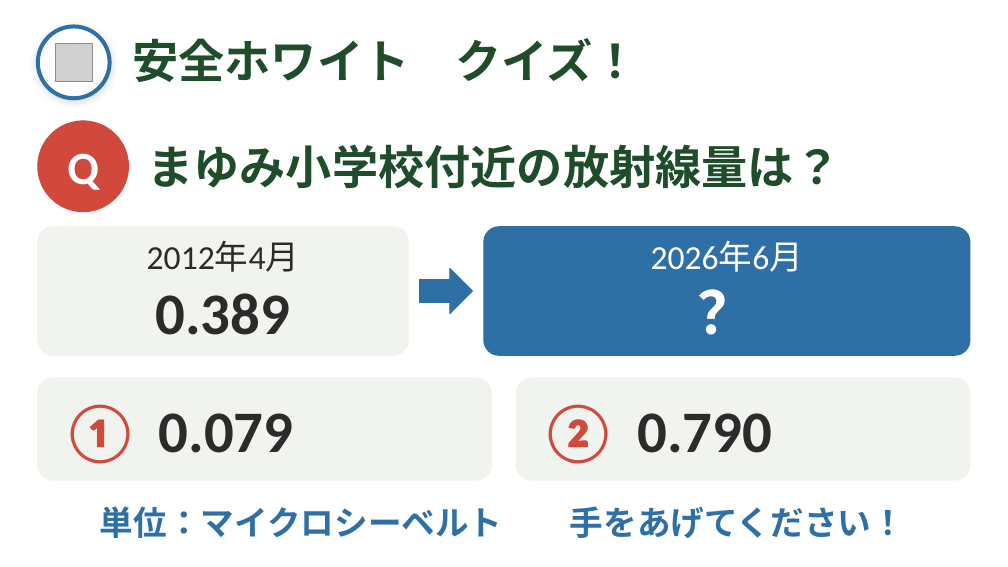
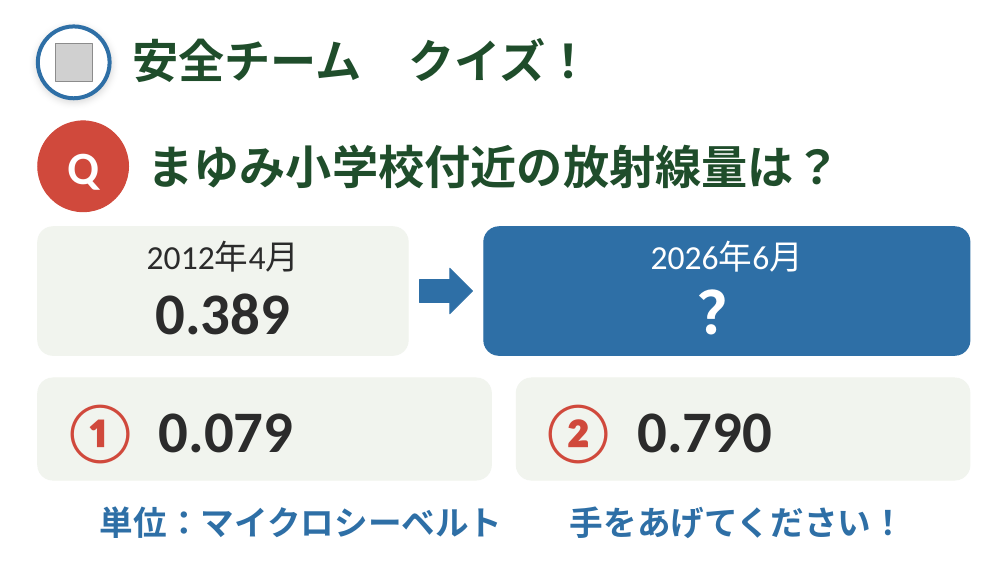
Before and after one commit to liberabitjp-hue/-, a slide deck: slide 4 of slides/お米アピール大作戦_発表スライド.pptx (slide 8 before the commit). Drawn at 1008x567 pixels with LibreOffice and Linux fonts; fonts in the diff are those of the drawing; grey boxes stand for pictures. Boxes give left, top, right and bottom in pixels: in the first picture for what was removed or moved away, otherwise in the second. Text is boxed around its words. In the diff, an @@ line names an element or a change of style, - is before the commit and + after.

```diff
--- a/slides/お米アピール大作戦_発表スライド.pptx
+++ b/slides/お米アピール大作戦_発表スライド.pptx
@@ title at (132, 38, 591, 82): text changed @@
-安全ホワイト クイズ！
+安全チーム クイズ！
```
Also in this commit, not shown: 2 other slides changed, 11 slides removed, 2 other files.
